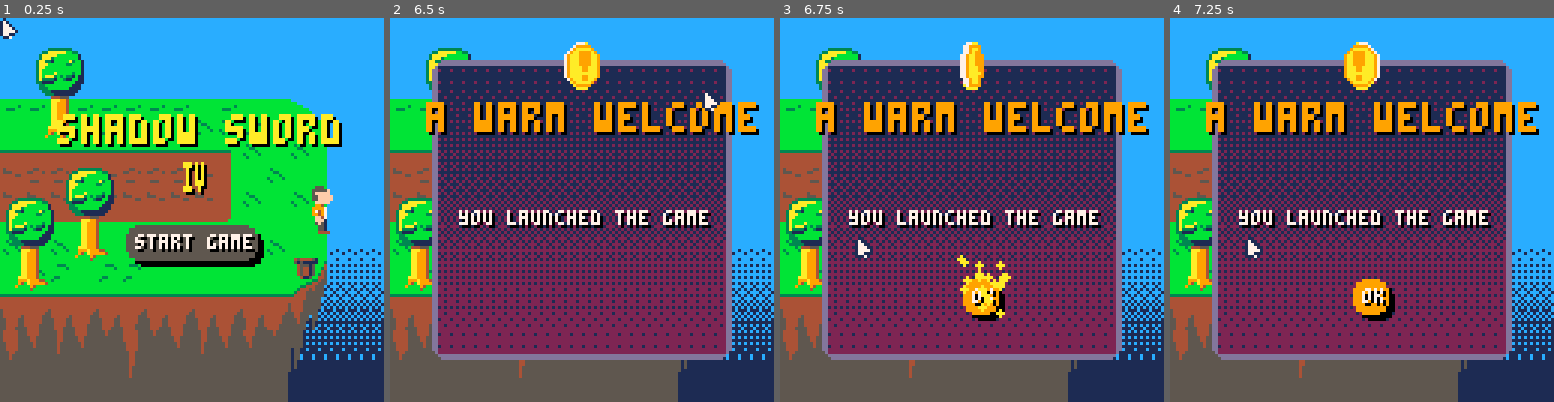
Above: before the commit, frames 1-4 (left to right).
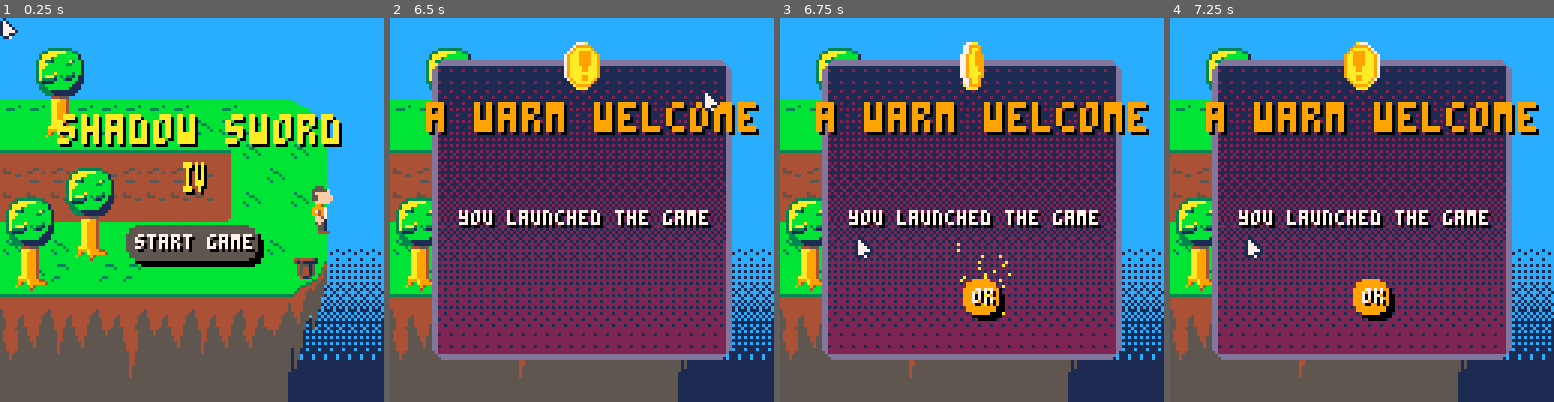
Above: after the commit, the same moments.

Repository: Mastoast/LDJam58
Game: PICO-8 cartridge ldjam58.p8
The game is run twice, just before and just after one commit, with the same random seed, the same clock (stepped at 60 frames per second) and the same inputs.
Inputs (mouse positions are in pixels of both pictures, inside the frame that each line leads up to):
- Up to frame 1 (0.25 s): no input
- Up to frame 2 (6.5 s): tap X (X key) at 0.33, 1.07, 1.85, 2.97, 4.08, 5.2, 6.32 s; click (670, 121) at 0.67 s; tap O (Z key) at 0.7, 1.7, 2.1, 2.5, 2.9, 3.3, 3.7, 4.1, 4.5, 4.9, 5.3, 5.7, 6.1 s; click (436, 267) at 1.22 s; hold Right 1.6-2.1 s; click (497, 114) at 1.77 s; hold Up 2.15-2.42 s; click (562, 259) at 2.32 s; hold Right 2.47-3.03 s; click (624, 106) at 2.87 s; hold Left 3.08-3.58 s; click (685, 256) at 3.42 s; hold Down 3.63-3.97 s; click (451, 102) at 3.97 s; hold Right 4.02-4.68 s; click (512, 248) at 4.52 s; hold Up 4.73-5.03 s; click (574, 94) at 5.07 s; hold Left 5.08-5.68 s; click (639, 244) at 5.62 s; hold Down 5.73-6.03 s; hold Right from 6.08 s (still down); click (701, 90) at 6.17 s
- Up to frame 3 (6.75 s): tap O (Z key) at 6.5 s; release Right at 6.58 s; hold Right from 6.63 s (still down); click (856, 236) at 6.72 s
- Up to frame 4 (7.25 s): tap O (Z key) at 6.9 s; release Right at 7.13 s; hold Up from 7.18 s (still down)

Frames 1-2 are identical in both runs. In frame 3, 0.5% of the frame differs, in the area x 46-61%, y 58-79%; in frame 4, nothing differs.

Commit message:
Add september music

Diff:
--- a/achievements.lua
+++ b/achievements.lua
@@ -20,7 +20,7 @@
     {code = "connected", name = "\^t\^wconnected", description ="stay up to date", tip = "enable day 1 patch mode."},
     {code = "sad_hector", name ="\^t\^wsad noises", description ="you just made our//sound designer sad", tip = "disable the musics."},
     {code = "konami", name ="\^t\^wkonami code", description = "such an og!", tip = "ask someone old"},
-    {code = "do_you_remember", name ="\^t\^wdo you remember?", description = "1978, what a year...", tip = "three quarters of the Avatar//you're just missing water."},
+    {code = "do_you_remember", name ="\^t\^wdo you remember?", description = "1978, what a year...", tip = "three quarters of the Avatar//you're just missing water.", msc="september",btn_time=237},
     {code = "kick_the_bucket", name ="\^t\^wkick the bucket", description ="are you proud of yourself?", tip = "it's literal, try the boot mode." },
     --{code = "test9", name ="\^t\^ware you//\^t\^wlying to me?", description = "è_é", tip = "set the month to//something impossible."},
     {code = "blind", name ="\^t\^wsecret mission", description = "you successfully//prevented the heist using//the 8 baboons", tip = "close your eyes,//the solution will come to you"},
--- a/credits.lua
+++ b/credits.lua
@@ -193,15 +193,15 @@
 
 creditheight = #(split(credit_text, "\n")) * 9.5
 
-function make_credits_appear(self)
+function init_credits(self)
     x, y = credits_screen.x, credits_screen.y
-    local play = create(text, credits_screen.x+64, credits_screen.y+120)
-    play.text = credit_text
-    play.is_centered = false
-    play.selectable = false
-    play.color = 10
-    play:init()
-    play.draw = function (self)
+    local crd = create(text, credits_screen.x+64, credits_screen.y+120)
+    crd.text = credit_text
+    crd.is_centered = false
+    crd.selectable = false
+    crd.color = 10
+    crd:init()
+    crd.draw = function (self)
         print_mltxt(self.text, self.x, self.y, self.color)
     end
 
--- a/menu.lua
+++ b/menu.lua
@@ -11,7 +11,6 @@
 
 function init_all_menus()
     init_splash_screen_menu()
-    make_credits_appear()
     init_main_menu()
     init_achievements_menu()
     init_options_menu()
@@ -19,6 +18,7 @@
     init_time_menu()
     init_modes_menu()
     init_accessibility_menu()
+    init_credits()
     init_gameplay()
 end
 
@@ -109,7 +109,10 @@
     credits.text = "credits"
     credits.is_centered = true
     credits:init()
-    credits.on_click = launch_credits
+    credits.on_click = function()
+        psfx("transi2")
+        launch_credits()
+    end
     local achievements = create(text, x + 64, y + 70)
     achievements.text = "achievements"
     achievements.is_centered = true
@@ -474,7 +477,7 @@
 
 function move_to_main_menu(self, tp)
     tp = tp or false
-    if not tp then psfx("transi2") end
+    psfx("transi2")
     set_cam(main_menu, tp)
     unlock_badge("intro1")
     unlock_badge("intro2")
--- a/popup.lua
+++ b/popup.lua
@@ -37,8 +37,10 @@
     local delayed = gtime < popup_last_input + popup_delay
     local cam_static = abs(cam.x - tcam.x) < safe_distance and abs(cam.y - tcam.y) < safe_distance
     if #incoming_popups > 0 and cam_static and not delayed then
-        pmusic("fanfare")
-        init_popup(incoming_popups[1], 15, 170, true)
+        local msc = incoming_popups[1].msc or "fanfare"
+        local btn_time = incoming_popups[1].btn_time or 165
+        pmusic(msc)
+        init_popup(incoming_popups[1], 15, btn_time, true)
         del(incoming_popups, incoming_popups[1])
     end
 end
